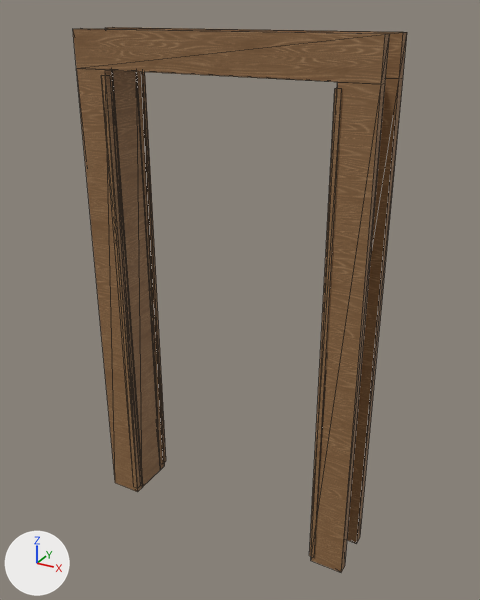
The glTF model models/door_frame_between_rooms.glb as it was, and as the next commit left it.
Before and after are seen from a 50 mm lens placed at (1.28, -2.24, 2.25), pointed at (0.03, 0.03, 1.11). The axes (+X, +Y, +Z) are drawn at lower left. The lights are the same throughout. The first picture is the older version. Mesh edges are drawn as thin lines. Vertices at exactly the same position are counted once.

The scene before the commit, as lines of its bpy script (objects in view):
```python
me_doorframebetweenroomsmesh = bpy.data.meshes.new('DoorFrameBetweenRoomsMesh')
me_doorframebetweenroomsmesh.from_pydata(...)  # 92 vertices, 156 faces; spans x -0.62..0.62, y -0.13..0.13, z 0.0..2.17
me_doorframebetweenroomsmesh.materials.append(mat_simple_wood_door_matching_wood)  # picture img_simple_wood_door_wood_png
ob_doorframebetweenrooms = bpy.data.objects.new('DoorFrameBetweenRooms', me_doorframebetweenroomsmesh)
ob_doorframebetweenrooms.location = (0.0, 0.0, 0.0)
```
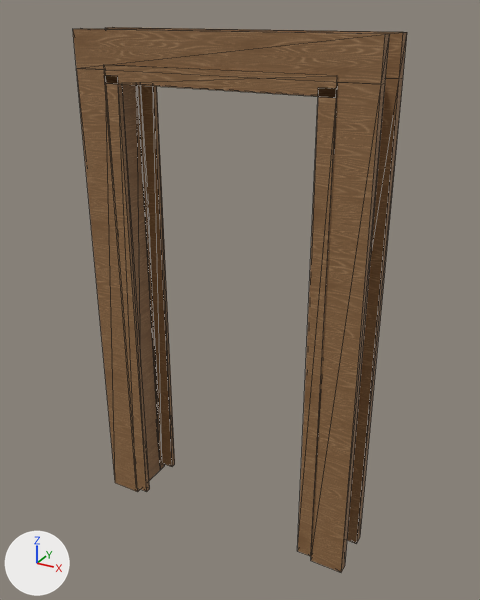
What differs and where, as boxes [x1, y1, x2, y2] in the pictures (480 x 600 px):
part 1 of me_doorframebetweenroomsmesh, added (brown)
    after: [141, 85, 175, 467]
part 2 of me_doorframebetweenroomsmesh, added (brown)
    after: [104, 75, 150, 492]
part 3 of me_doorframebetweenroomsmesh, added (brown)
    after: [297, 88, 338, 556]
part 4 of me_doorframebetweenroomsmesh, added (brown)
    after: [104, 64, 338, 98]
part 5 of me_doorframebetweenroomsmesh, deleted (brown)
    before: [140, 72, 166, 464]
part 6 of me_doorframebetweenroomsmesh, deleted (brown)
    before: [101, 75, 141, 488]
part 7 of me_doorframebetweenroomsmesh, deleted (brown)
    before: [309, 88, 342, 557]

What the commit changed:
me_doorframebetweenroomsmesh is used by ob_doorframebetweenrooms; location (0.0, 0.0, 0.0).
me_doorframebetweenroomsmesh had 92 vertices, 156 faces and spanned x -0.62..0.62, y -0.13..0.13, z 0.0..2.17.
me_doorframebetweenroomsmesh now has 108 vertices, 180 faces and spans x -0.62..0.62, y -0.13..0.13, z 0.0..2.17.
me_doorframebetweenroomsmesh part 1: a new loose piece, a box spanning x -0.477..-0.412, y 0.1..0.126, z 0.03..2.01, in mat_simple_wood_door_matching_wood (picture img_simple_wood_door_wood_png).
me_doorframebetweenroomsmesh part 2: a new loose piece, a box spanning x -0.477..-0.412, y -0.126..-0.1, z 0.03..2.01, in mat_simple_wood_door_matching_wood (picture img_simple_wood_door_wood_png).
me_doorframebetweenroomsmesh part 3: a new loose piece, a box spanning x 0.412..0.477, y -0.126..-0.1, z 0.03..2.01, in mat_simple_wood_door_matching_wood (picture img_simple_wood_door_wood_png).
me_doorframebetweenroomsmesh part 4: a new loose piece, a box spanning x -0.475..0.475, y -0.126..-0.1, z 1.982..2.05, in mat_simple_wood_door_matching_wood (picture img_simple_wood_door_wood_png).
me_doorframebetweenroomsmesh part 5: the loose piece of 8 vertices spanning x -0.49..-0.47, y 0.1..0.13, z 0.03..2.01 is deleted.
me_doorframebetweenroomsmesh part 6: the loose piece of 8 vertices spanning x -0.49..-0.47, y -0.13..-0.1, z 0.03..2.01 is deleted.
me_doorframebetweenroomsmesh part 7: the loose piece of 8 vertices spanning x 0.47..0.49, y -0.13..-0.1, z 0.03..2.01 is deleted.
Other edits to the shape of me_doorframebetweenroomsmesh do not show in these pictures.
